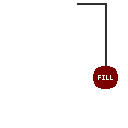
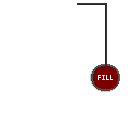
Layer changes from the first 128 × 128 image to the second:
added layer "Layer 5" above "Layer 6" over (91, 64, 120, 91)
added layer "Layer 6" (20%) above "Layer 3" over (90, 66, 118, 92)
